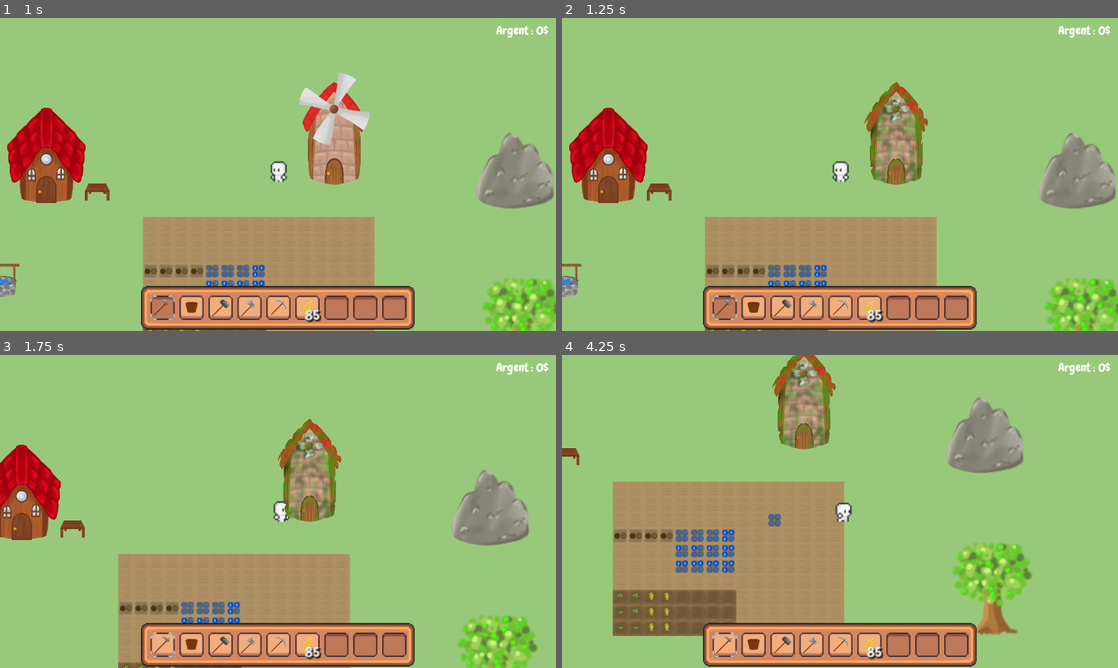
Above: before the commit, frames 1-4 (two rows, left to right).
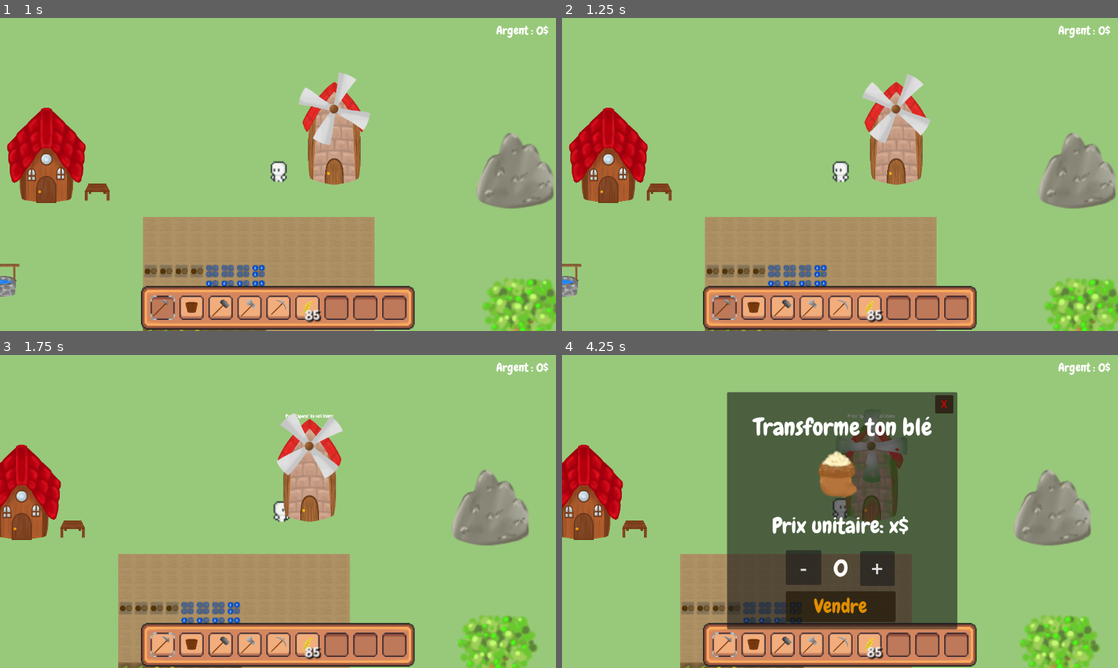
Above: after the commit, the same moments.

Repository: LaClimSx/Back-to-the-roots
Game: Godot game, scene res://Scenes/world.tscn
The game is run twice, just before and just after one commit, with the same random seed, the same clock (stepped at 60 frames per second) and the same inputs.
Inputs (mouse positions are in pixels of both pictures, inside the frame that each line leads up to):
- Up to frame 1 (1 s): click (161, 309) at 0.5 s
- Up to frame 2 (1.25 s): no input
- Up to frame 3 (1.75 s): move the mouse to (400, 495) at 1.27 s; hold Right (move_right) from 1.28 s (still down); hold Space (Interact) from 1.28 s (still down); click (400, 495) at 1.42 s
- Up to frame 4 (4.25 s): release Right (move_right) at 2 s; release Space (Interact) at 2 s; click (751, 646) at 2 s; tap Space (Interact) at 2.75, 3.5 s; move the mouse to (728, 527) at 2.77 s; hold Down (move_down) 2.78-3.53 s; tap R (Repair) at 2.85 s; move the mouse to (895, 442) at 3.52 s; hold Right (move_right) from 3.53 s (still down); hold Right mouse button (Right_click) from 3.53 s (still down)

Frame 1 is identical in both runs. In frame 2, 2.5% of the frame differs, in the area x 54-67%, y 18-54%; in frame 3, 2.5%; in frame 4, 54%, in the area x 0-97%, y 0-100%.

Commit message:
begininng quarry

Diff:
--- a/Scenes/moulin.tscn
+++ b/Scenes/moulin.tscn
@@ -194,7 +194,7 @@
 y_sort_enabled = true
 scale = Vector2(0.1, 0.1)
 script = ExtResource("1_lnxlr")
-max_durability = 50
+max_durability = 2000
 loss_dura_by_tic = 500
 
 [node name="AnimatedSprite2D" type="AnimatedSprite2D" parent="."]
--- a/Scenes/puit.tscn
+++ b/Scenes/puit.tscn
@@ -97,6 +97,7 @@
 [node name="Puit" type="StaticBody2D"]
 scale = Vector2(0.06, 0.06)
 script = ExtResource("1_6cmja")
+max_durability = 1000
 
 [node name="AnimatedSprite2D" type="AnimatedSprite2D" parent="."]
 position = Vector2(-1, -24)
--- a/Scenes/quarry.tscn
+++ b/Scenes/quarry.tscn
@@ -1,5 +1,6 @@
-[gd_scene load_steps=3 format=3 uid="uid://dyrft1ix47r6b"]
+[gd_scene load_steps=4 format=3 uid="uid://dyrft1ix47r6b"]
 
+[ext_resource type="Script" path="res://Scripts/quarry.gd" id="1_3y8u3"]
 [ext_resource type="Texture2D" uid="uid://c50h727ec8lmp" path="res://Assets/Bâtiments/carrière/stone_quarry.png" id="1_rtl5c"]
 
 [sub_resource type="CapsuleShape2D" id="CapsuleShape2D_004b1"]
@@ -7,6 +8,7 @@
 height = 126.0
 
 [node name="Quarry" type="StaticBody2D"]
+script = ExtResource("1_3y8u3")
 
 [node name="Sprite2D" type="Sprite2D" parent="."]
 texture = ExtResource("1_rtl5c")
--- a/Scenes/world.tscn
+++ b/Scenes/world.tscn
@@ -110,11 +110,12 @@
 [node name="Quarry" parent="." instance=ExtResource("13_av1ix")]
 position = Vector2(802.562, 317.266)
 
+[node name="Forest" parent="." instance=ExtResource("14_fk78e")]
+position = Vector2(811.568, 478.401)
+scale = Vector2(1, 1)
+
 [node name="worldTimer" type="Timer" parent="."]
 autostart = true
-
-[node name="Forest" parent="." instance=ExtResource("14_fk78e")]
-position = Vector2(811.568, 478.401)
 
 [connection signal="moneyUpdated" from="CanvasLayer/Inventory" to="CanvasLayer" method="_on_inventory_money_updated"]
 [connection signal="timeout" from="worldTimer" to="LayerGroup/Crops" method="_on_world_timer_timeout"]
--- a/Scripts/puit.gd
+++ b/Scripts/puit.gd
@@ -1,5 +1,4 @@
 extends Building
-
 
 # Called when the node enters the scene tree for the first time.
 func _ready():
@@ -9,7 +8,6 @@
 	repair_label = get_node("Repair label")
 	interact_label = null
 	super()
-
 
 # Called every frame. 'delta' is the elapsed time since the previous frame.
 func _process(delta):
--- /dev/null
+++ b/Scripts/quarry.gd
@@ -0,0 +1,11 @@
+extends Building
+
+
+# Called when the node enters the scene tree for the first time.
+func _ready():
+	pass # Replace with function body.
+
+
+# Called every frame. 'delta' is the elapsed time since the previous frame.
+func _process(delta):
+	pass
